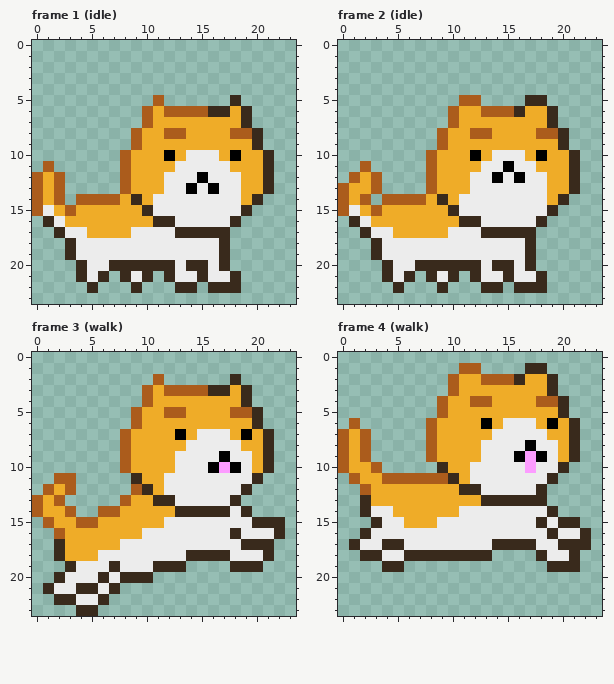
Two states of a pixel-art file, sinkdungeon_resource/OtherTexure/nonplayerase/nonplayer100anim000.aseprite. Above, as it was before the edit.
24x24 pixels, 13 frames. Shown: frame 1 (idle), frame 2 (idle), frame 3 (walk), frame 4 (walk). The commit also changed other frames, which this record leaves out.
Once edited:
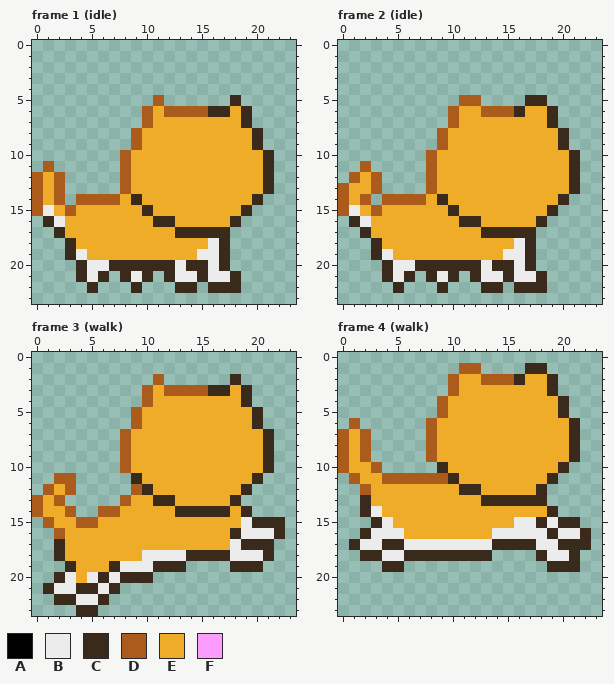
Palette (. is transparent): A #000000  B #ececec  C #392a1c  D #ab5c1c  E #efac28  F #fc9cff
From old to new:
layer "Layer 1" now hidden
layer "Layer 1 Copy" added
Frame 1 (idle), layer "Layer 1 Copy":
y 8: x 12..13 DD -> EE; x 18..19 DD -> EE
y 10: x 12 A -> E; x 14..16 BBB -> EEE; x 18 A -> E
y 11: x 13..17 BBBBB -> EEEEE
y 12: x 12..18 BBBABBB -> EEEEEEE
y 13: x 12..18 BBABABB -> EEEEEEE
y 14..15: x 11..18 BBBBBBBB -> EEEEEEEE
y 16: x 13..17 BBBBB -> EEEEE
y 17: x 3..4 BB -> EE; x 9..12 BBBB -> EEEE
y 18: x 4..15 BBBBBBBBBBBB -> EEEEEEEEEEEE
y 19: x 5..14 BBBBBBBBBB -> EEEEEEEEEE
Frame 2 (idle), layer "Layer 1 Copy":
y 8: x 12..13 DD -> EE; x 18..19 DD -> EE
y 10: x 12 A -> E; x 14..16 BBB -> EEE; x 18 A -> E
y 11: x 13..17 BBABB -> EEEEE
y 12: x 12..18 BBABABB -> EEEEEEE
y 13: x 12..18 BBBBBBB -> EEEEEEE
y 14..15: x 11..18 BBBBBBBB -> EEEEEEEE
y 16: x 13..17 BBBBB -> EEEEE
y 17: x 3..4 BB -> EE; x 10..12 BBB -> EEE
y 18: x 4..15 BBBBBBBBBBBB -> EEEEEEEEEEEE
y 19: x 5..14 BBBBBBBBBB -> EEEEEEEEEE
Frame 3 (walk), layer "Layer 1 Copy":
y 5: x 12..13 DD -> EE; x 18..19 DD -> EE
y 7: x 13 A -> E; x 15..17 BBB -> EEE; x 19 A -> E
y 8: x 14..18 BBBBB -> EEEEE
y 9: x 13..19 BBBBABB -> EEEEEEE
y 10: x 13..19 BBBAFAB -> EEEEEEE
y 11: x 12..19 BBBBBBBB -> EEEEEEEE
y 12: x 12..18 BBBBBBB -> EEEEEEE
y 13: x 13..17 BBBBB -> EEEEE
y 14: x 18 B -> E
y 15: x 12..18 BBBBBBB -> EEEEEEE
y 16: x 10..17 BBBBBBBB -> EEEEEEEE
y 17: x 8..17 BBBBBBBBBB -> EEEEEEEEEE
y 18: x 6..9 BBBB -> EEEE
y 19: x 4..6 BBB -> EEE
y 20: x 4 B -> E
Frame 4 (walk), layer "Layer 1 Copy":
y 4: x 12..13 DD -> EE; x 18..19 DD -> EE
y 6: x 13 A -> E; x 15..17 BBB -> EEE; x 19 A -> E
y 7: x 14..18 BBBBB -> EEEEE
y 8: x 13..19 BBBBABB -> EEEEEEE
y 9: x 13..19 BBBAFAB -> EEEEEEE
y 10: x 12..19 BBBBBFBB -> EEEEEEEE
y 11: x 12..18 BBBBBBB -> EEEEEEE
y 12: x 13..17 BBBBB -> EEEEE
y 14: x 4 B -> E; x 11..18 BBBBBBBB -> EEEEEEEE
y 15: x 5 B -> E; x 9..15 BBBBBBB -> EEEEEEE
y 16: x 6..13 BBBBBBBB -> EEEEEEEE
